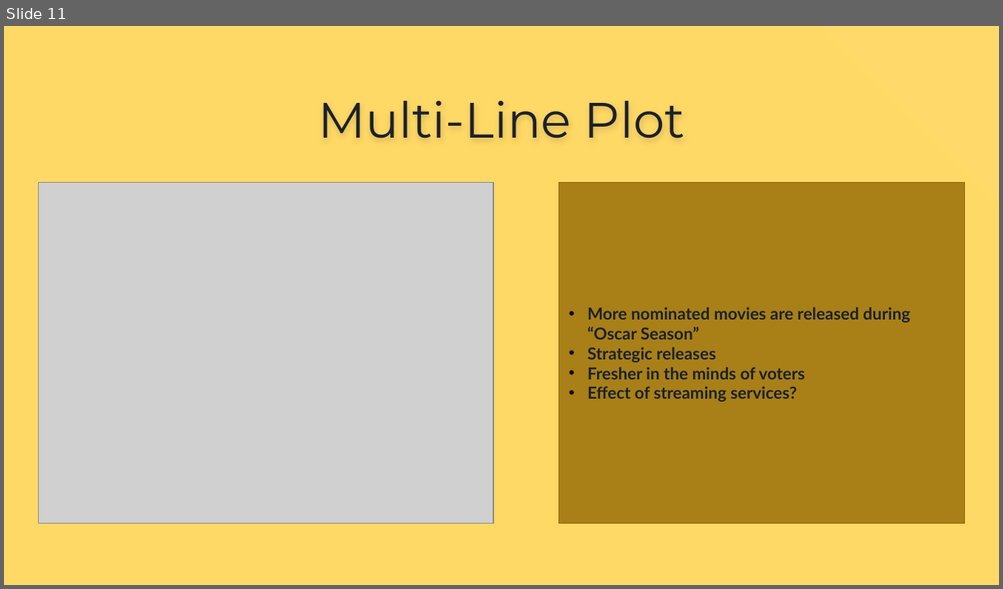
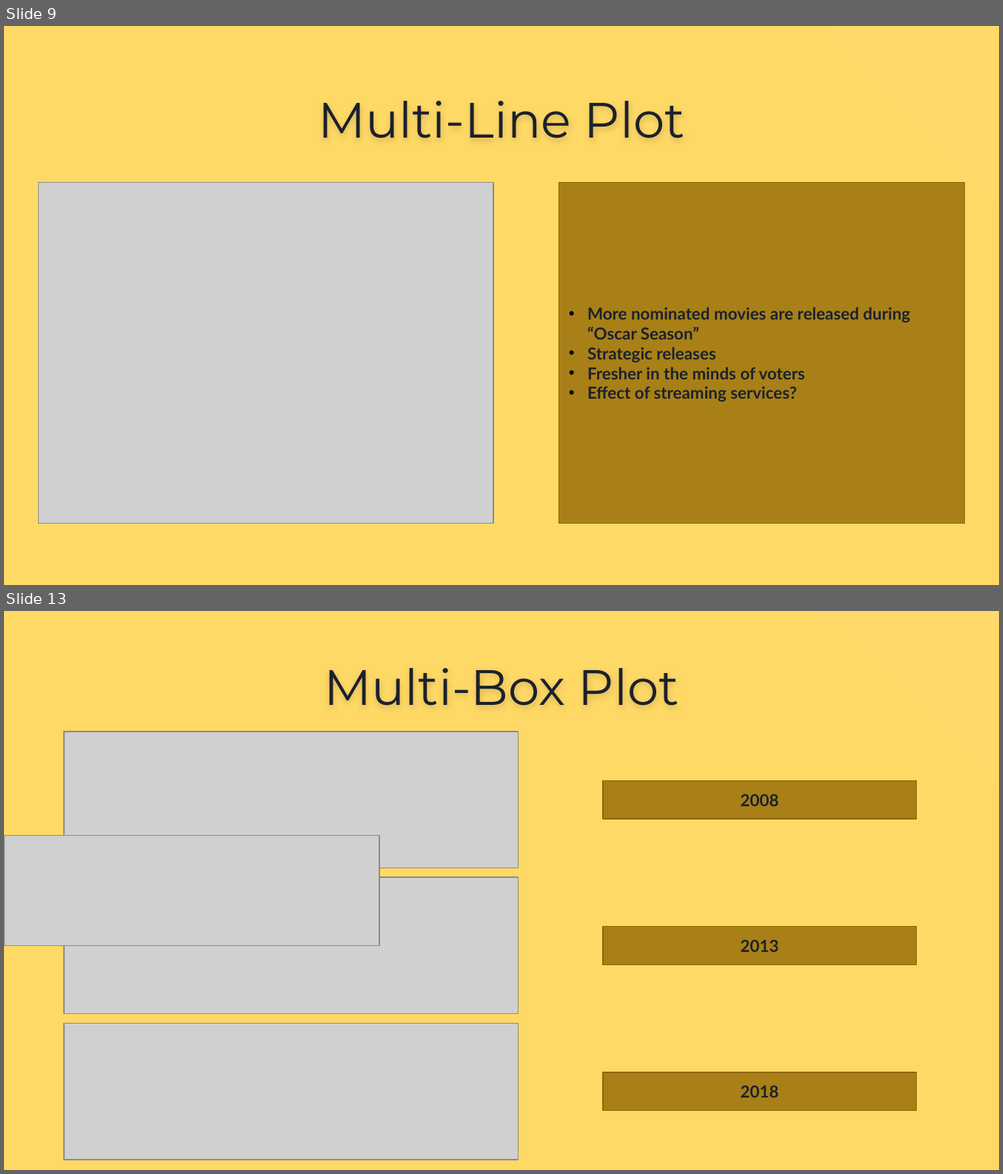
Before and after one commit to jamieah80/group-project-one, a slide deck: Group Project Presentation (1).pptx. Shown one above the other, each under a label of ours: slide 11 before the commit, slides 9 and 13 after it; the slides between them are not shown. The pictures are 1003x589 and 1003x1174 pixels, drawn with LibreOffice and Linux fonts; fonts in the diff are those of the drawing; grey boxes stand for pictures. Boxes give left, top, right and bottom in pixels: in the first picture for what was removed or moved away, otherwise in the second. Text is boxed around its words. In the diff, an @@ line names an element or a change of style, - is before the commit and + after.

```diff
--- a/Group Project Presentation (1).pptx
+++ b/Group Project Presentation (1).pptx
@@ slide 13 added at [4,611,999,1170], background #FFD966; not listed: 1 template element that a slide beside it also shows @@
@@ title added at [324,668,679,706], 36 pt, text #1B212C @@
+Multi-Box Plot
@@ picture added at [64,732,518,868] @@
@@ rectangle added at [603,781,916,819], fill #8F6600 at 77% opacity, outline #8F6600 0.75 pt, 12 pt, text #1B212C, bold @@
+2008
@@ picture added at [4,836,379,946] @@
@@ picture added at [64,877,518,1014] @@
@@ rectangle added at [603,926,916,964], fill #8F6600 at 77% opacity, outline #8F6600 0.75 pt, 12 pt, text #1B212C, bold @@
+2013
@@ picture added at [64,1024,518,1160] @@
@@ rectangle added at [603,1073,916,1111], fill #8F6600 at 77% opacity, outline #8F6600 0.75 pt, 12 pt, text #1B212C, bold @@
+2018
@@ what was slide 11 is now slide 9 @@
```
Also in this commit, not shown: 9 other slides added, 4 slides removed, 1 other file.
